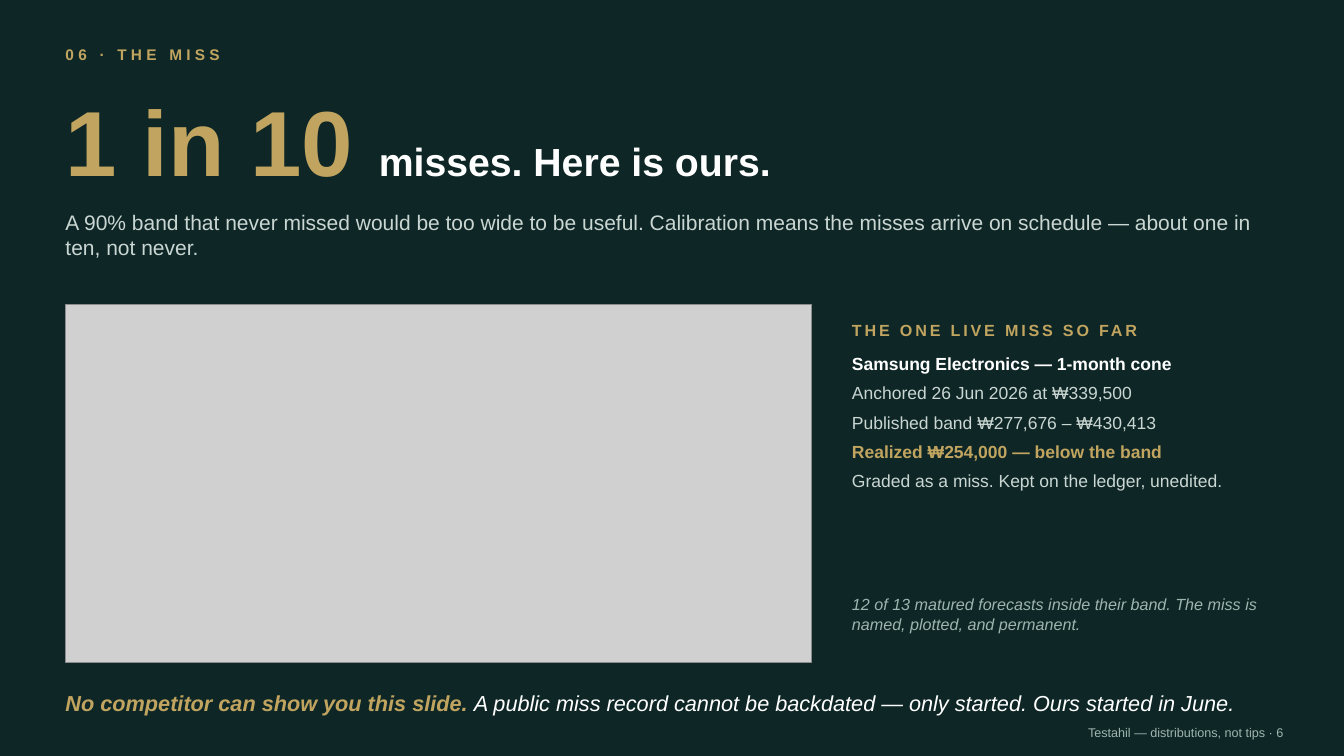
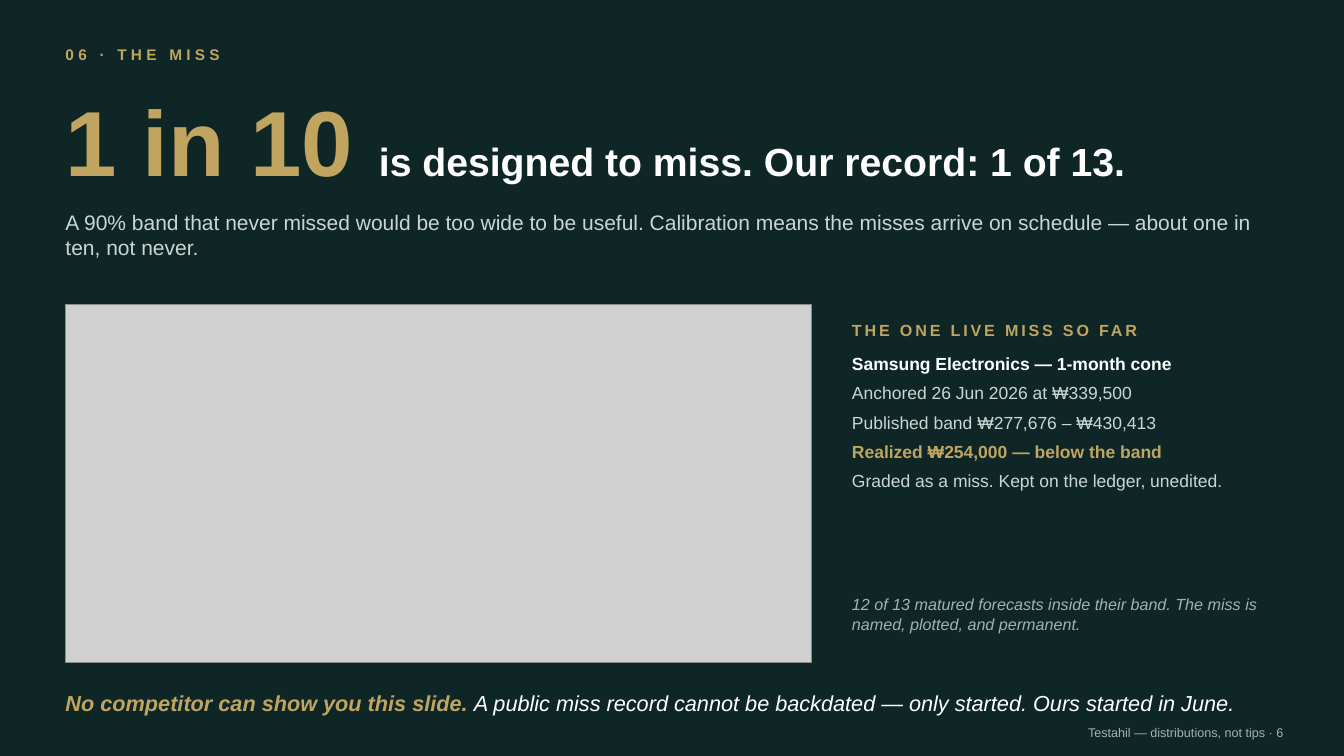
Before and after one commit to sherifomarsaleh/testahil, a slide deck: slide 6 of docs/partnership/Testahil_partnership_18_August_2026.pptx. Drawn at 1344x756 pixels with LibreOffice and Linux fonts; fonts in the diff are those of the drawing; grey boxes stand for pictures. Boxes give left, top, right and bottom in pixels: in the first picture for what was removed or moved away, otherwise in the second. Text is boxed around its words. In the diff, an @@ line names an element or a change of style, - is before the commit and + after.

```diff
--- a/docs/partnership/Testahil_partnership_18_August_2026.pptx
+++ b/docs/partnership/Testahil_partnership_18_August_2026.pptx
@@ text at (65,109,1125,184): text changed @@
-1 in 10 misses. Here is ours.
+1 in 10 is designed to miss. Our record: 1 of 13.
```
Also in this commit, not shown: 1 other slide changed.
